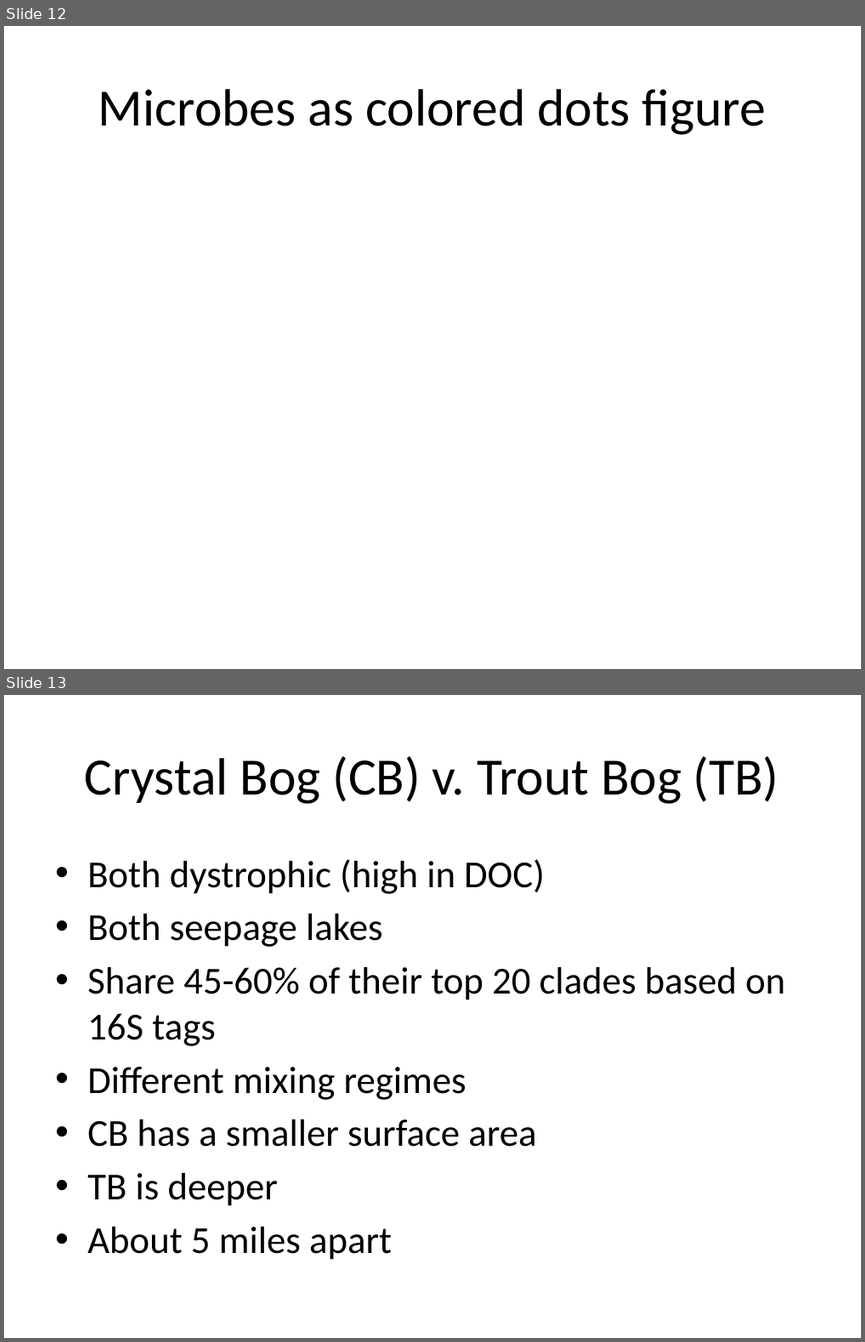
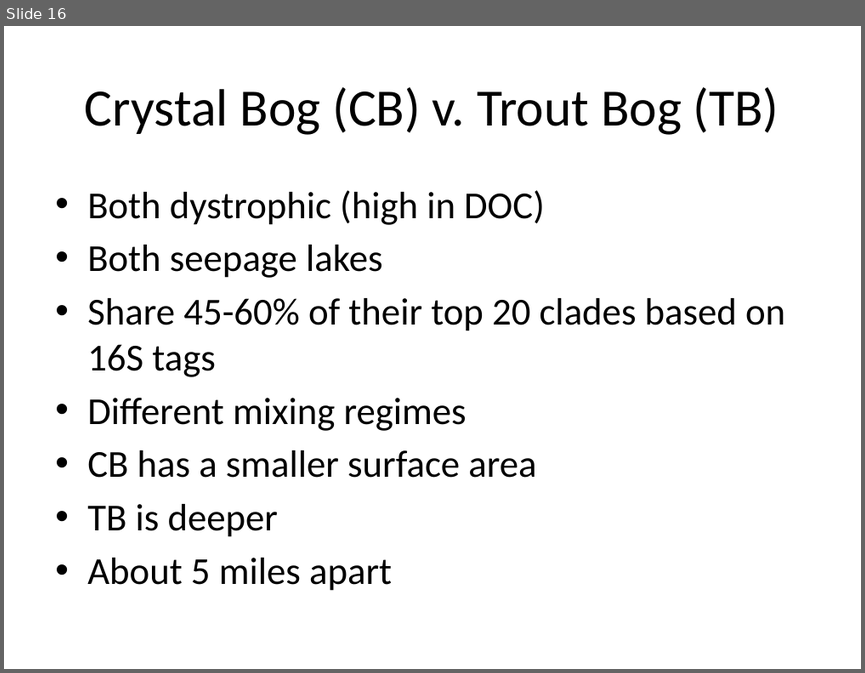
Before and after one commit to sstevens2/MDTP, a slide deck: 4YCM/Slides_4YCM.pptx. Shown one above the other, each under a label of ours: slides 12 and 13 before the commit, slide 16 after it. The pictures are 865x1342 and 865x673 pixels, drawn with LibreOffice and Linux fonts; fonts in the diff are those of the drawing. Boxes give left, top, right and bottom in pixels: in the first picture for what was removed or moved away, otherwise in the second. Text is boxed around its words. In the diff, an @@ line names an element or a change of style, - is before the commit and + after.

```diff
--- a/4YCM/Slides_4YCM.pptx
+++ b/4YCM/Slides_4YCM.pptx
@@ slide 12 removed at [4,26,861,669], background #FFFFFF @@
@@ title removed at [98,89,766,135] @@
-Microbes as colored dots figure
@@ what was slide 13 is now slide 16 @@
```
Also in this commit, not shown: 1 slide changed, 9 slides added, 5 other slides removed.
